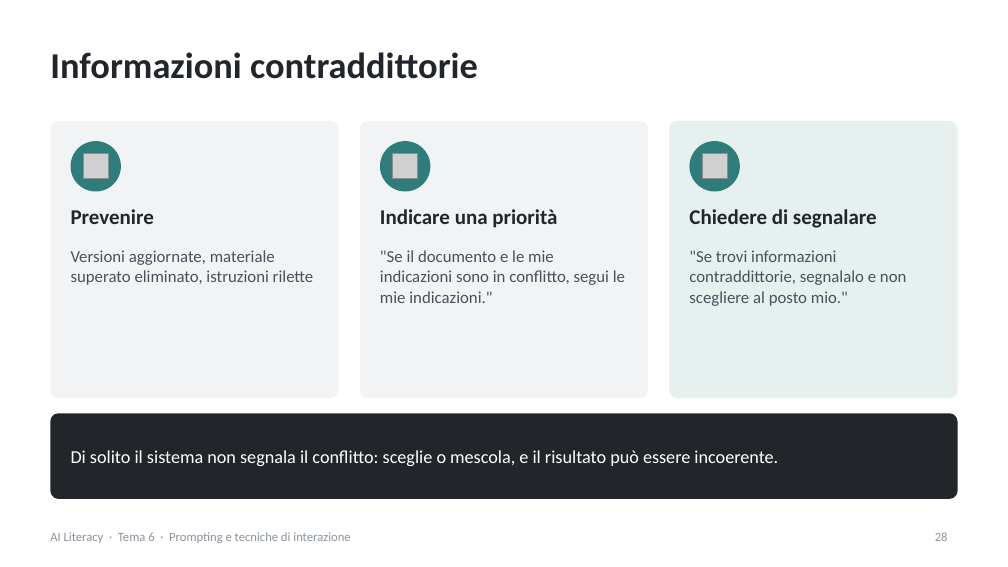
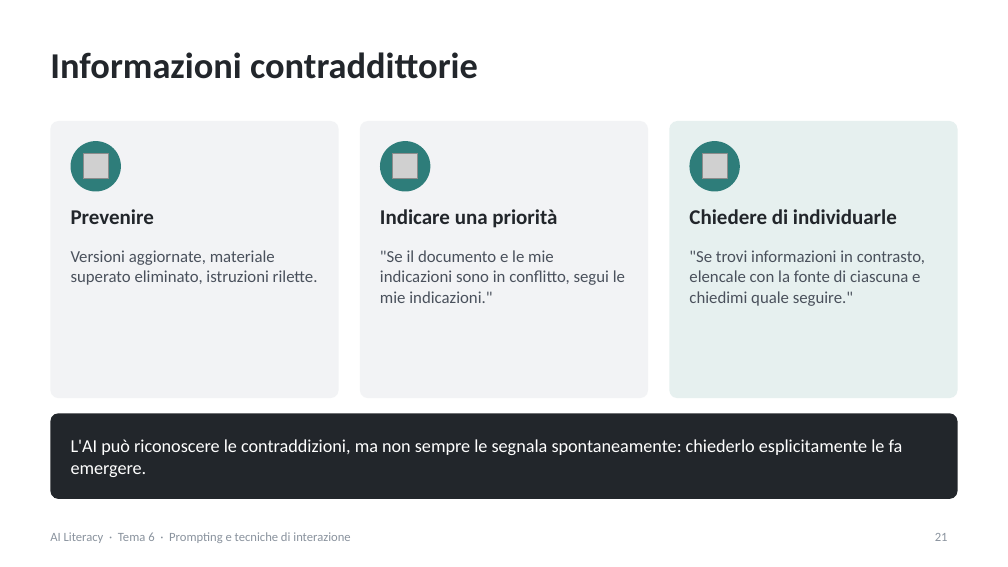
Before and after one commit to NetAi-IT/Formazione-AI-Literacy-Official, a slide deck: slide 21 of Base/Tema6_Prompting_tecniche_interazione.pptx (slide 28 before the commit). Drawn at 1008x567 pixels with LibreOffice and Linux fonts; fonts in the diff are those of the drawing; grey boxes stand for pictures. Boxes give left, top, right and bottom in pixels: in the first picture for what was removed or moved away, otherwise in the second. Text is boxed around its words. In the diff, an @@ line names an element or a change of style, - is before the commit and + after.

```diff
--- a/Base/Tema6_Prompting_tecniche_interazione.pptx
+++ b/Base/Tema6_Prompting_tecniche_interazione.pptx
@@ text at [689, 209, 897, 224]: text changed @@
-Chiedere di segnalare
+Chiedere di individuarle
@@ text at [71, 250, 318, 285]: text changed @@
-Versioni aggiornate, materiale superato eliminato, istruzioni rilette
+Versioni aggiornate, materiale superato eliminato, istruzioni rilette.
@@ text at [689, 250, 925, 306]: text changed @@
-"Se trovi informazioni contraddittorie, segnalalo e non scegliere al posto mio."
+"Se trovi informazioni in contrasto, elencale con la fonte di ciascuna e chiedimi quale seguire."
@@ text at [71, 439, 903, 477]: text changed @@
-Di solito il sistema non segnala il conflitto: sceglie o mescola, e il risultato può essere incoerente.
+L'AI può riconoscere le contraddizioni, ma non sempre le segnala spontaneamente: chiederlo esplicitamente le fa emergere.
@@ page number at [935, 533, 948, 541]: text changed @@
-28
+21
```
Also in this commit, not shown: 37 other slides changed, 11 slides added, 28 slides removed, 11 other files.
